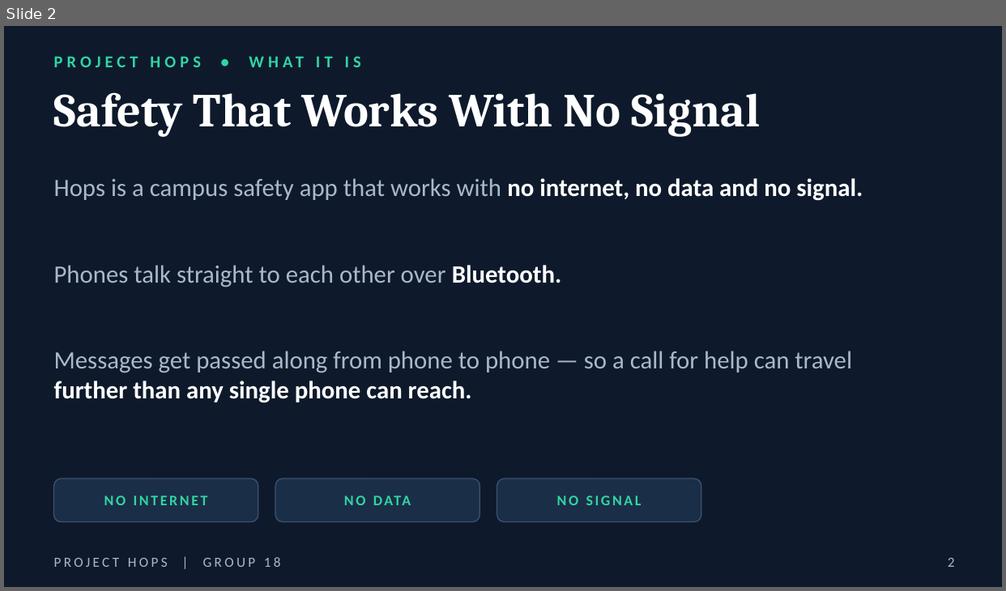
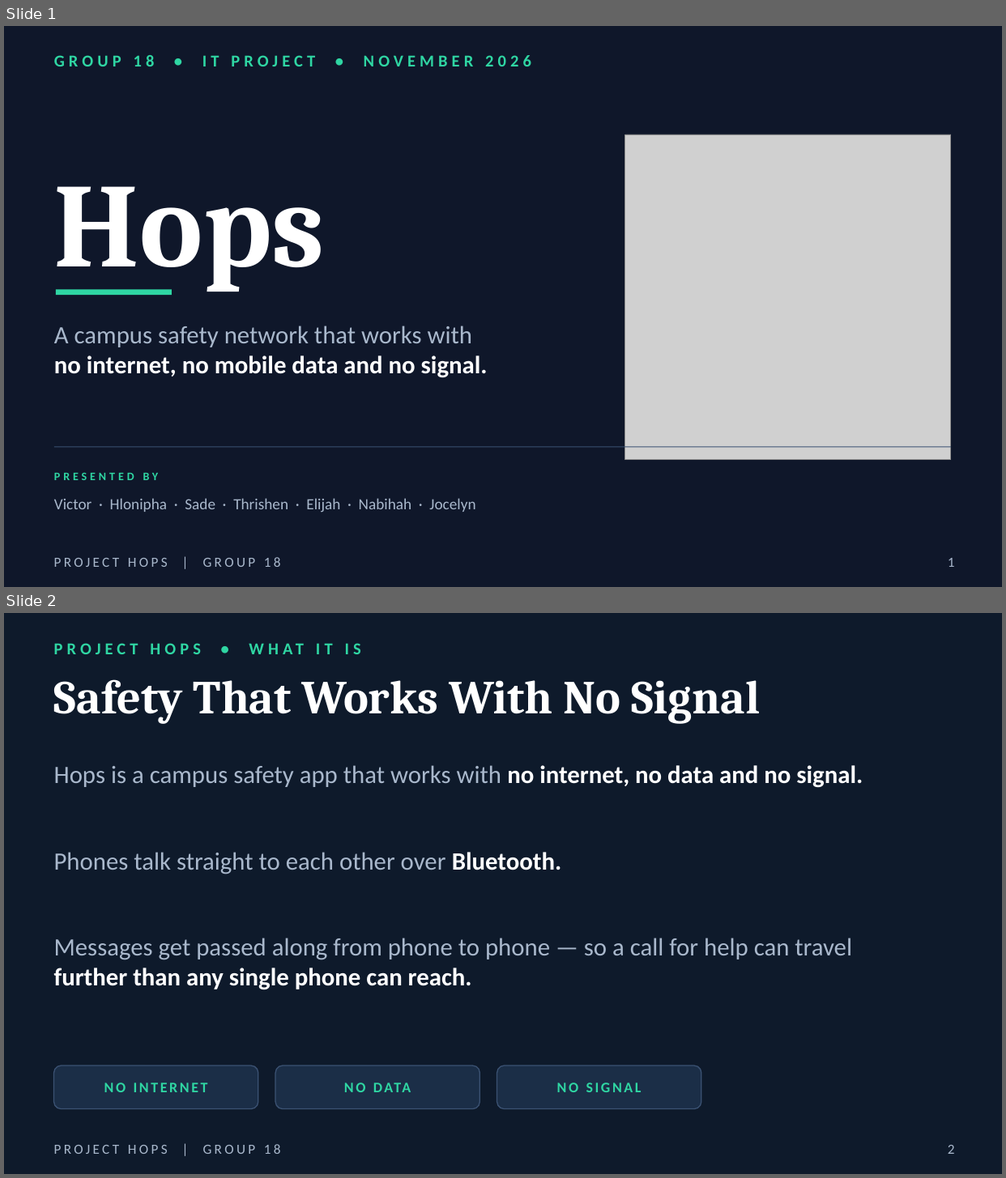
Before and after one commit to victorSam-Ehumadu/Hops_Project, a slide deck: docs/Project_Hops_-_Group_18_Engineering_Deck_v2.pptx. Shown one above the other, each under a label of ours: slide 2 before the commit, slides 1 and 2 after it. The pictures are 1006x591 and 1006x1178 pixels, drawn with LibreOffice and Linux fonts; fonts in the diff are those of the drawing; grey boxes stand for pictures; background and template pictures are left out. Boxes give left, top, right and bottom in pixels: in the first picture for what was removed or moved away, otherwise in the second. Text is boxed around its words. In the diff, an @@ line names an element or a change of style, - is before the commit and + after.

```diff
--- a/docs/Project_Hops_-_Group_18_Engineering_Deck_v2.pptx
+++ b/docs/Project_Hops_-_Group_18_Engineering_Deck_v2.pptx
@@ slide 1 added at bbox=[4, 26, 1002, 587], background #0F172A @@
@@ text added at bbox=[54, 55, 531, 66], 16 pt, text #2FD6A3, bold @@
+GROUP 18 • IT PROJECT • NOVEMBER 2026
@@ picture added at bbox=[625, 135, 951, 460] @@
@@ text added at bbox=[54, 186, 325, 292], 115 pt, text #FFFFFF, bold @@
+Hops
@@ rectangle added at bbox=[56, 289, 172, 295], fill #2FD6A3 @@
@@ text added at bbox=[54, 326, 488, 378], 24 pt, text #FFFFFF, bold @@
+A campus safety network that works with
+no internet, no mobile data and no signal.
@@ rectangle added at bbox=[54, 446, 951, 447], fill #3B5273 @@
@@ text added at bbox=[54, 472, 159, 480], 11 pt, text #2FD6A3, bold @@
+PRESENTED BY
@@ text added at bbox=[54, 498, 475, 512], 15 pt, text #A9B8CC @@
+Victor · Hlonipha · Sade · Thrishen · Elijah · Nabihah · Jocelyn
@@ text added at bbox=[54, 557, 281, 567], 13.3 pt, text #A9B8CC @@
+PROJECT HOPS | GROUP 18
@@ page number added at bbox=[948, 558, 955, 567], 13.3 pt, text #A9B8CC @@
+1
```
Also in this commit, not shown: 5 slides changed, 2 other slides added, 2 slides removed, 2 other files.
